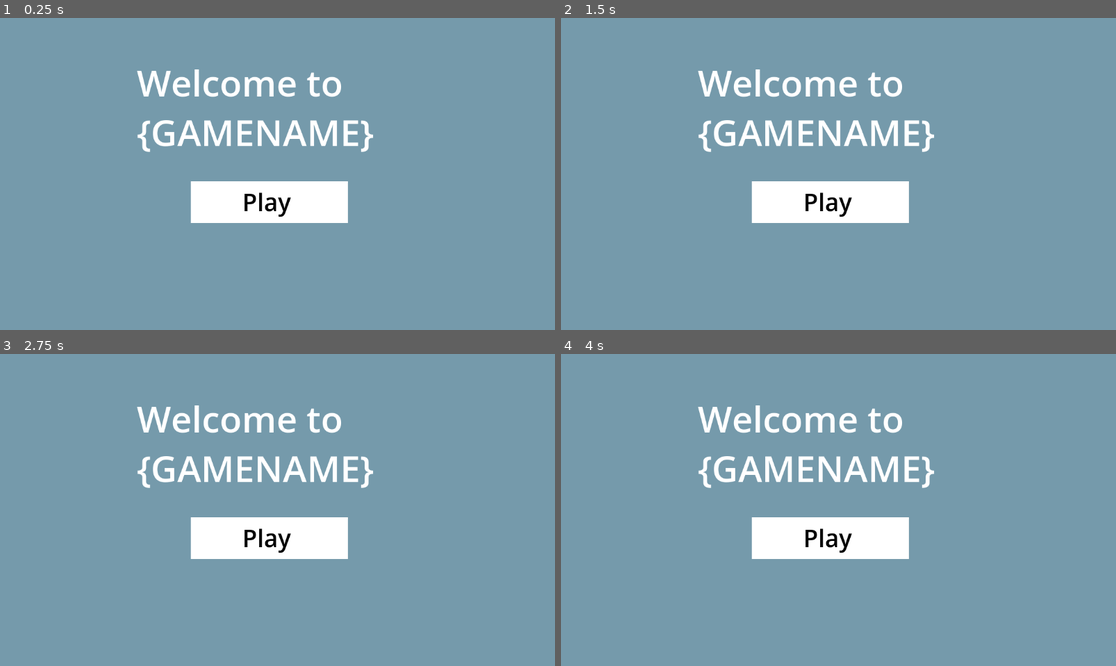
Above: before the commit, frames 1-4 (two rows, left to right).
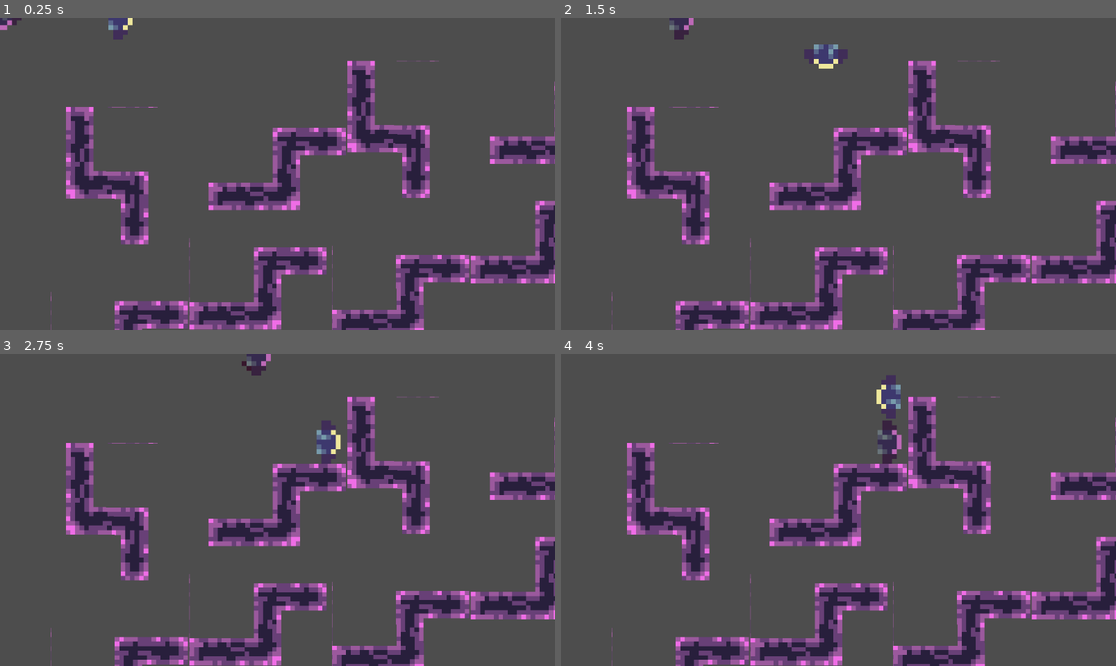
Above: after the commit, the same moments.

Repository: Captainexpo-1/Labyrinth-Counterspell-Game
Game: Godot game, scene res://Scenes/main.tscn
The game is run twice, just before and just after one commit, with the same random seed, the same clock (stepped at 60 frames per second) and the same inputs. Sound files missing from this copy of the repository are replaced by a short silence.
Inputs:
- Up to frame 1 (0.25 s): no input
- Up to frame 2 (1.5 s): tap Enter at 0.5 s; hold Right (ui_right) 0.53-1.28 s; hold Down (ui_down) from 1.28 s (still down)
- Up to frame 3 (2.75 s): release Down (ui_down) at 2.03 s; hold Right (ui_right) from 2.03 s (still down)
- Up to frame 4 (4 s): release Right (ui_right) at 2.78 s; hold Up (ui_up) 2.78-3.53 s; hold Left (ui_left) from 3.53 s (still down)

The runs differ from the first frame. In frame 1, 100% of the frame differs, in the area x 0-100%, y 0-100%; in frame 2, 100%; in frame 3, 100%; in frame 4, 100%.

Commit message:
something : (

Diff:
--- a/Scenes/main.tscn
+++ b/Scenes/main.tscn
@@ -1,11 +1,12 @@
-[gd_scene load_steps=18 format=3 uid="uid://cdj5ocoun602x"]
+[gd_scene load_steps=19 format=3 uid="uid://cdj5ocoun602x"]
 
-[ext_resource type="Script" path="res://Scenes/PlayerController.gd" id="1_s17gv"]
+[ext_resource type="Script" path="res://Scripts/PlayerController.gd" id="1_s17gv"]
 [ext_resource type="Texture2D" uid="uid://djnsb8qmtvksp" path="res://Sprites/mc_sheet.png" id="2_o2fuc"]
-[ext_resource type="Script" path="res://Scenes/BadPlayerController.gd" id="3_o85bq"]
+[ext_resource type="Script" path="res://Scripts/BadPlayerController.gd" id="3_o85bq"]
 [ext_resource type="Texture2D" uid="uid://bannrjgg0an6t" path="res://Sprites/enemy_sheet.png" id="4_q5db6"]
-[ext_resource type="AudioStream" path="res://Music/counterspell.wav" id="5_x4aj4"]
-[ext_resource type="Script" path="res://Scenes/music.gd" id="6_tk0lp"]
+[ext_resource type="AudioStream" uid="uid://u20qj2wuwuqe" path="res://Music/counterspell.wav" id="5_x4aj4"]
+[ext_resource type="Script" path="res://Scripts/music.gd" id="6_tk0lp"]
+[ext_resource type="PackedScene" uid="uid://dtdu60omv22nd" path="res://Scenes/wall.tscn" id="7_wl87h"]
 
 [sub_resource type="AtlasTexture" id="AtlasTexture_57jt3"]
 atlas = ExtResource("2_o2fuc")
@@ -140,37 +141,47 @@
 autoplay = true
 script = ExtResource("6_tk0lp")
 
-[node name="Menu" type="CanvasLayer" parent="AudioStreamPlayer2D"]
+[node name="Walls" type="Node2D" parent="."]
+position = Vector2(952, 752)
 
-[node name="ColorRect" type="ColorRect" parent="AudioStreamPlayer2D/Menu"]
-offset_right = 1152.0
-offset_bottom = 648.0
-color = Color(0.458824, 0.603922, 0.670588, 1)
+[node name="Wall" parent="Walls" instance=ExtResource("7_wl87h")]
+position = Vector2(-120, -184)
 
-[node name="ColorRect" type="ColorRect" parent="AudioStreamPlayer2D/Menu/ColorRect"]
-layout_mode = 0
-offset_left = 396.0
-offset_top = 339.0
-offset_right = 722.0
-offset_bottom = 426.0
+[node name="Wall" parent="Walls/Wall" instance=ExtResource("7_wl87h")]
+position = Vector2(-584, 96)
 
-[node name="RichTextLabel" type="RichTextLabel" parent="AudioStreamPlayer2D/Menu/ColorRect/ColorRect"]
-layout_mode = 0
-offset_left = 107.0
-offset_top = 8.0
-offset_right = 264.0
-offset_bottom = 77.0
-theme_override_colors/default_color = Color(0, 0, 0, 1)
-theme_override_font_sizes/normal_font_size = 50
-text = "Play"
+[node name="Wall" parent="Walls/Wall/Wall" instance=ExtResource("7_wl87h")]
+position = Vector2(104, 568)
 
-[node name="RichTextLabel" type="RichTextLabel" parent="AudioStreamPlayer2D/Menu"]
-offset_left = 284.0
-offset_top = 82.0
-offset_right = 989.0
-offset_bottom = 301.0
-theme_override_font_sizes/normal_font_size = 75
-text = "Welcome to {GAMENAME}"
+[node name="Wall2" parent="Walls/Wall/Wall" instance=ExtResource("7_wl87h")]
+position = Vector2(88, 232)
+rotation = 1.5708
+
+[node name="Wall3" parent="Walls/Wall/Wall" instance=ExtResource("7_wl87h")]
+position = Vector2(432, 208)
+
+[node name="Wall4" parent="Walls/Wall/Wall" instance=ExtResource("7_wl87h")]
+position = Vector2(392, 456)
+
+[node name="Wall2" parent="Walls/Wall" instance=ExtResource("7_wl87h")]
+position = Vector2(-600, -240)
+rotation = 1.5708
+
+[node name="Wall3" parent="Walls/Wall" instance=ExtResource("7_wl87h")]
+position = Vector2(-256, -264)
+
+[node name="Wall4" parent="Walls/Wall" instance=ExtResource("7_wl87h")]
+position = Vector2(-296, -16)
+
+[node name="Wall2" parent="Walls" instance=ExtResource("7_wl87h")]
+position = Vector2(-136, -520)
+rotation = 1.5708
+
+[node name="Wall3" parent="Walls" instance=ExtResource("7_wl87h")]
+position = Vector2(208, -544)
+
+[node name="Wall4" parent="Walls" instance=ExtResource("7_wl87h")]
+position = Vector2(168, -296)
 
 [connection signal="area_entered" from="BadPlayer/Area2D" to="BadPlayer" method="_on_area_2d_area_entered"]
 [connection signal="finished" from="AudioStreamPlayer2D" to="AudioStreamPlayer2D" method="_on_finished"]
--- /dev/null
+++ b/Scenes/wall.tscn
@@ -0,0 +1,16 @@
+[gd_scene load_steps=2 format=3 uid="uid://dtdu60omv22nd"]
+
+[ext_resource type="Texture2D" uid="uid://6ptrym70omt8" path="res://Sprites/walls.png" id="1_vlcwf"]
+
+[node name="Wall" type="StaticBody2D"]
+
+[node name="Sprite2D" type="Sprite2D" parent="."]
+texture_filter = 1
+scale = Vector2(9.5, 9.5)
+texture = ExtResource("1_vlcwf")
+region_enabled = true
+region_rect = Rect2(30, 20, 30, 20)
+
+[node name="CollisionPolygon2D" type="CollisionPolygon2D" parent="."]
+scale = Vector2(5, 5)
+polygon = PackedVector2Array(-29, 20, -29, 8, -2, 8, -2, -15, 29, -15, 29, -4, 10, -4, 10, 19, -29, 19)
--- a/Scenes/music.gd
+++ b/Scripts/music.gd
@@ -1,7 +1,4 @@
 extends AudioStreamPlayer2D
-
-
-
 
 
 func _on_finished() -> void:
Renamed: Scenes/BadPlayerController.gd -> Scripts/BadPlayerController.gd
Renamed: Scenes/PlayerController.gd -> Scripts/PlayerController.gd
Renamed: Scenes/musicplayer.gd -> Scripts/musicplayer.gd
Not shown, added: Sprites/walls.png.import
